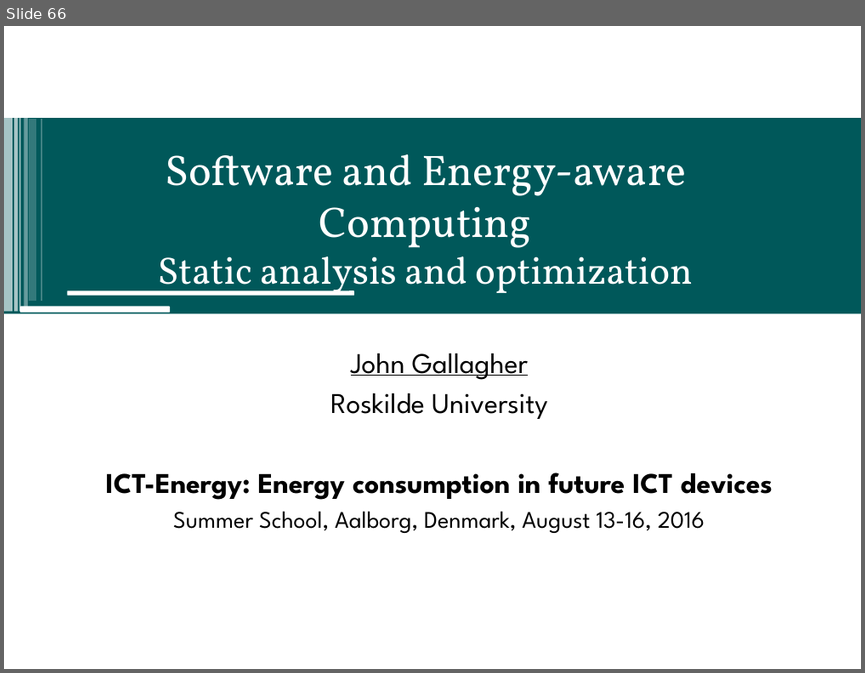
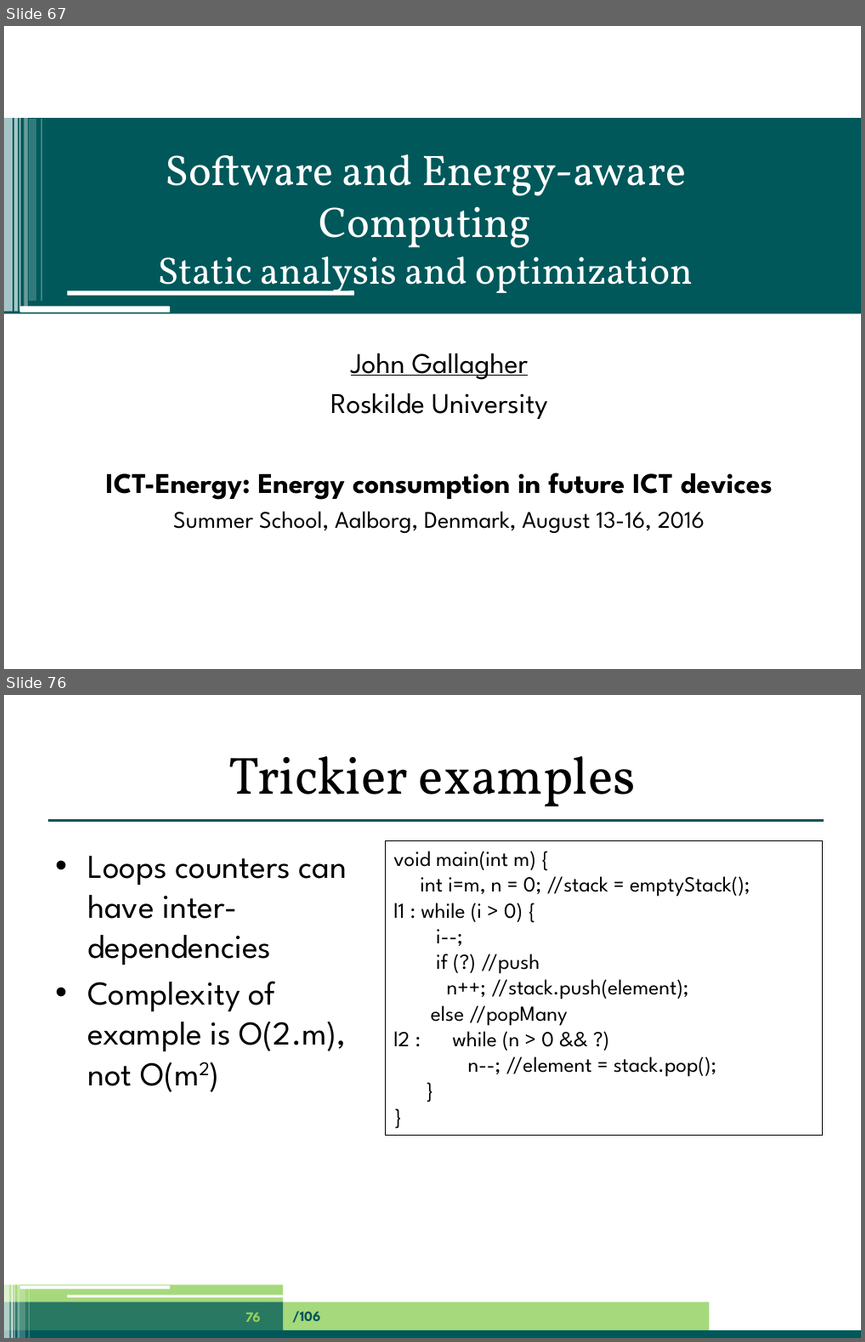
Before and after one commit to jpgallagher/ict-e-summerschool-aalborg, a slide deck: summerschool-aalborg-jpg.pptx. Shown one above the other, each under a label of ours: slide 66 before the commit, slides 67 and 76 after it; the slides between them are not shown. The pictures are 865x673 and 865x1342 pixels, drawn with LibreOffice and Linux fonts; fonts in the diff are those of the drawing; background and template pictures are left out. Boxes give left, top, right and bottom in pixels: in the first picture for what was removed or moved away, otherwise in the second. Text is boxed around its words. In the diff, an @@ line names an element or a change of style, - is before the commit and + after.

```diff
--- a/summerschool-aalborg-jpg.pptx
+++ b/summerschool-aalborg-jpg.pptx
@@ slide 76 added at [4, 695, 861, 1338], background #FFFFFF @@
@@ title added at [229, 756, 636, 806], 44 pt, text #000000 @@
+Trickier examples
@@ line added from (47, 821) to (824, 821), #00585A 2.25 pt @@
@@ rectangle added at [386, 840, 823, 1134], outline #000000 0.75 pt, 18 pt, text #000000 @@
+void main(int m) {
+int i=m, n = 0; //stack = emptyStack();
+l1 : while (i > 0) {
+i--;
+if (?) //push
+n++; //stack.push(element);
+else //popMany
+l2 : while (n > 0 && ?)
+n--; //element = stack.pop();
+}
+}
@@ text added at [87, 856, 347, 1092], 28 pt, text #000000 @@
+• Loops counters can have inter-dependencies
+• Complexity of example is O(2.m), not O(m2)
@@ group added at [4, 1282, 861, 1338]: 10 rectangles, 2 rounded rectangles @@
@@ page number added at [245, 1312, 261, 1321], 12 pt, text #90D05C, bold @@
+76
@@ text added at [292, 1310, 320, 1322], 12 pt, text #00585A, bold @@
+/106
@@ what was slide 66 is now slide 67 @@
```
Also in this commit, not shown: 102 slides changed, 2 other slides added.
